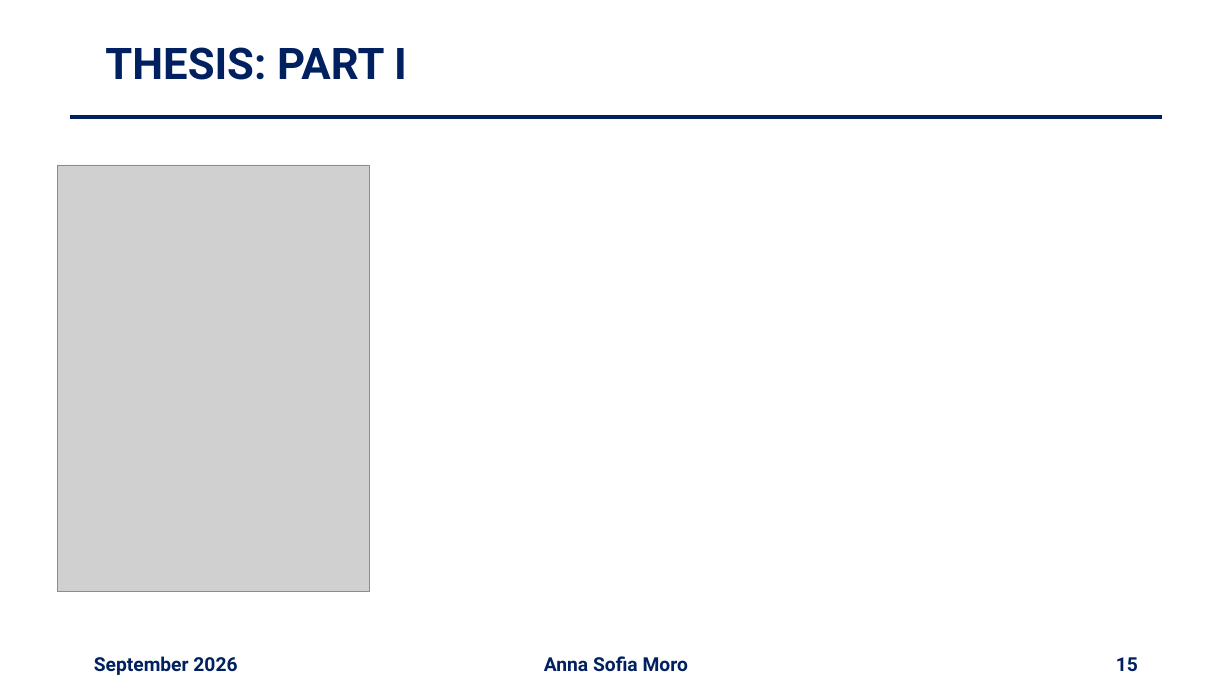
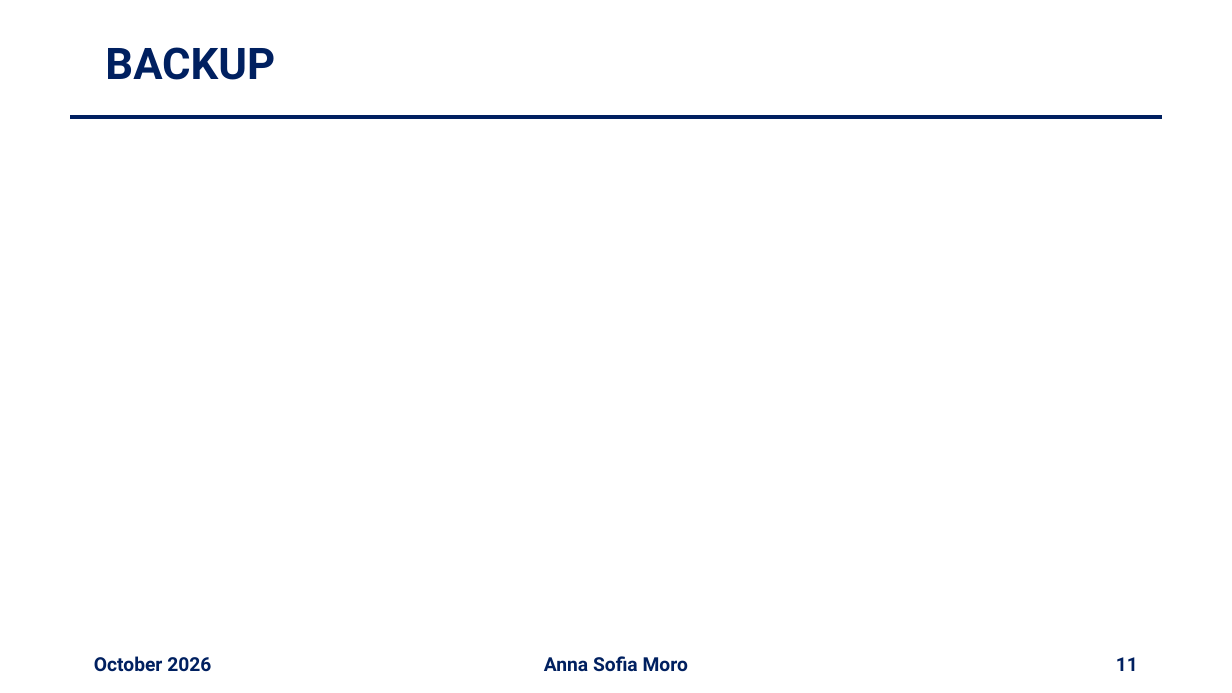
Before and after one commit to annaasofia/tesi, a slide deck: slide 11 of slides/week13.pptx (slide 15 before the commit). Drawn at 1232x693 pixels with LibreOffice and Linux fonts; fonts in the diff are those of the drawing; grey boxes stand for pictures. Boxes give left, top, right and bottom in pixels: in the first picture for what was removed or moved away, otherwise in the second. Text is boxed around its words. In the diff, an @@ line names an element or a change of style, - is before the commit and + after.

```diff
--- a/slides/week13.pptx
+++ b/slides/week13.pptx
@@ title at bbox=[105, 47, 275, 80]: text changed @@
-THESIS: PART I
+BACKUP
@@ picture removed at bbox=[57, 165, 370, 592] @@
@@ text at bbox=[94, 656, 211, 672]: text changed @@
-September 2026
+October 2026
@@ page number at bbox=[1116, 657, 1138, 671]: text changed @@
-15
+11
```
Also in this commit, not shown: 8 other slides changed, 4 slides added, 6 slides removed, 2 other files.
